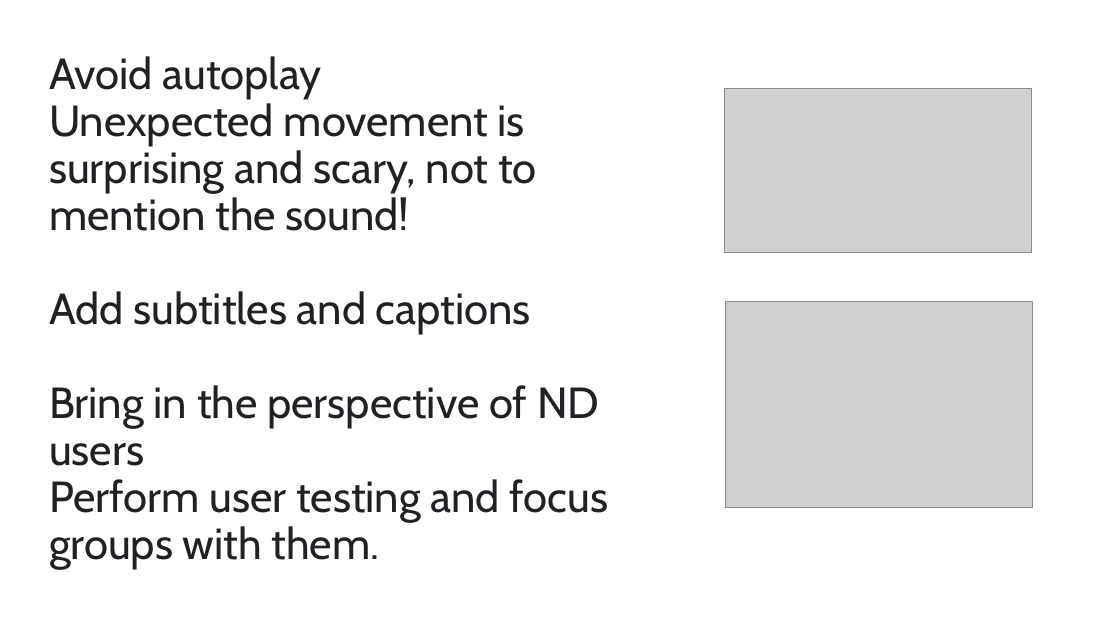
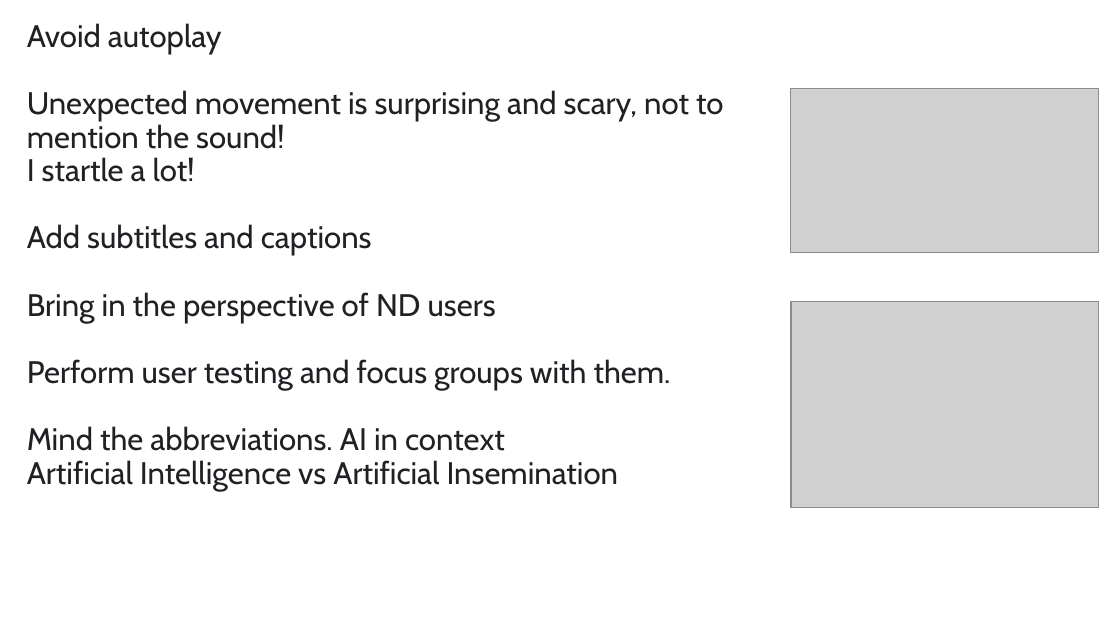
Before and after one commit to vaishnavitv/Assets-and-Publications, a slide deck: slide 31 of Speaking-Engagements/2024/Vancouver.dev/Presentation/ND-Product-Design.pptx (slide 29 before the commit). Drawn at 1120x630 pixels with LibreOffice and Linux fonts; fonts in the diff are those of the drawing; grey boxes stand for pictures. Boxes give left, top, right and bottom in pixels: in the first picture for what was removed or moved away, otherwise in the second. Text is boxed around its words. In the diff, an @@ line names an element or a change of style, - is before the commit and + after.

```diff
--- a/Speaking-Engagements/2024/Vancouver.dev/Presentation/ND-Product-Design.pptx
+++ b/Speaking-Engagements/2024/Vancouver.dev/Presentation/ND-Product-Design.pptx
@@ title at (27, 23, 724, 491): text changed; size 28 to 20 pt @@
-Avoid autoplay
-Unexpected movement is surprising and scary, not to mention the sound!
-Add subtitles and captions
-Bring in the perspective of ND users
-Perform user testing and focus groups with them.
+Avoid autoplay
+Unexpected movement is surprising and scary, not to mention the sound!
+I startle a lot!
+Add subtitles and captions
+Bring in the perspective of ND users
+Perform user testing and focus groups with them.
+Mind the abbreviations. AI in context
+Artificial Intelligence vs Artificial Insemination
@@ picture: place and size @@
-picture at (725, 88, 1032, 252)
+picture at (791, 88, 1098, 252)
@@ picture: place and size @@
-picture at (726, 301, 1033, 507)
+picture at (791, 301, 1098, 507)
```
Also in this commit, not shown: 15 other slides changed, 7 slides added, 4 slides removed, 1 other file.
